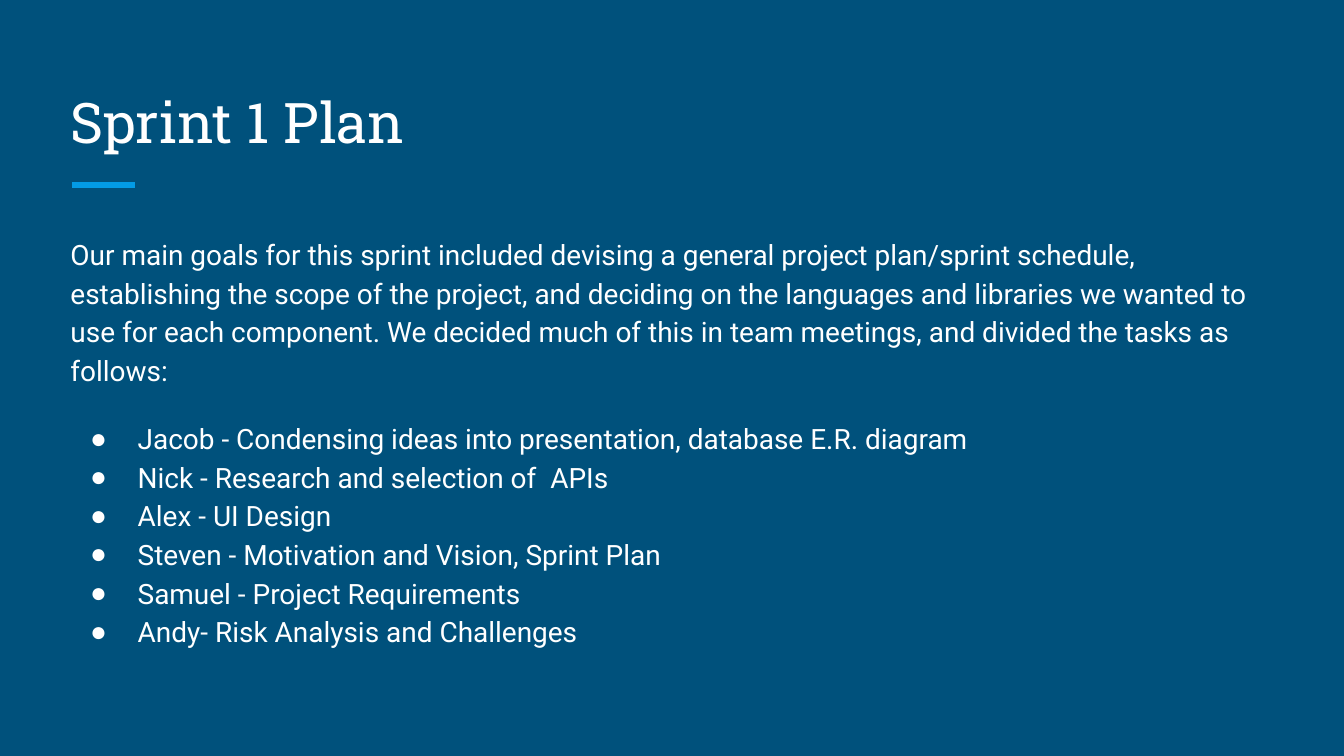
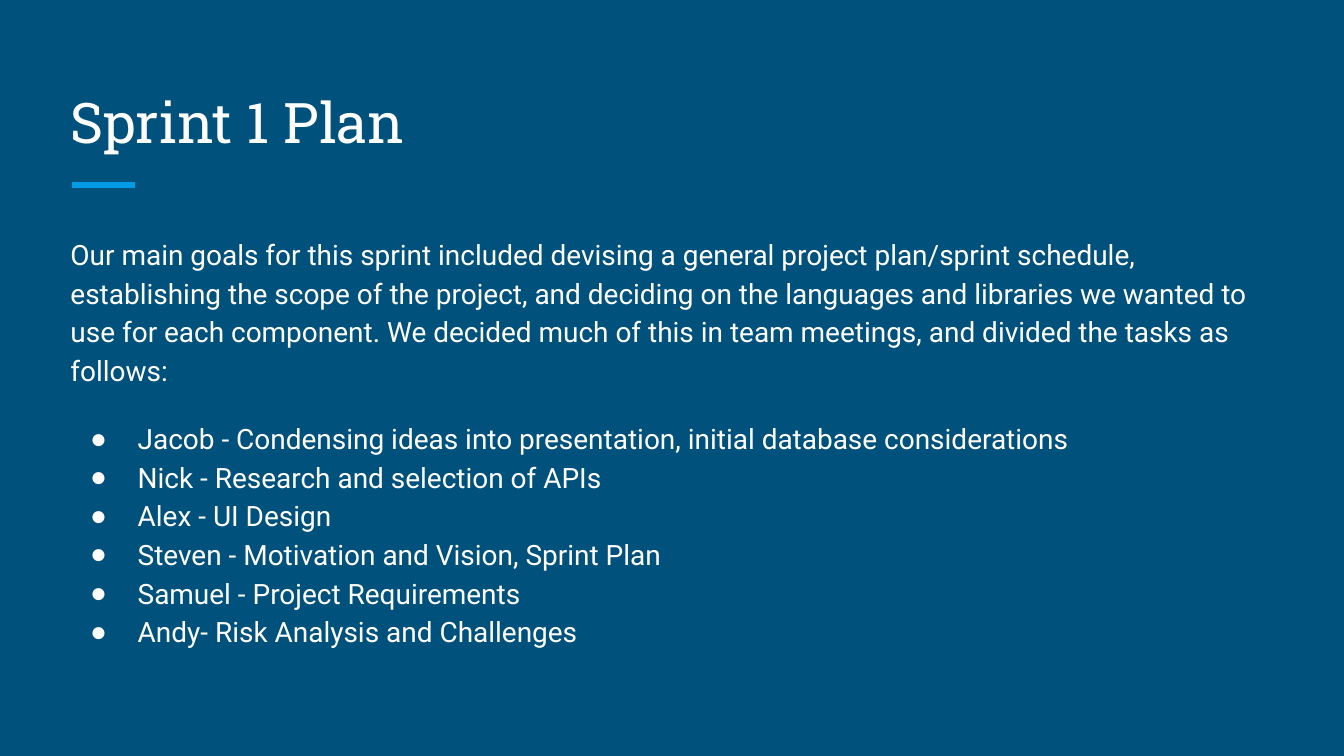
Before and after one commit to svitale23/IdentityManagement, a slide deck: slide 7 of Presentations/Sprint1Presentation.pptx (slide 3 before the commit). Drawn at 1344x756 pixels with LibreOffice and Linux fonts; fonts in the diff are those of the drawing. Boxes give left, top, right and bottom in pixels: in the first picture for what was removed or moved away, otherwise in the second. Text is boxed around its words. In the diff, an @@ line names an element or a change of style, - is before the commit and + after.

```diff
--- a/Presentations/Sprint1Presentation.pptx
+++ b/Presentations/Sprint1Presentation.pptx
@@ text at (x1=138, y1=428, x2=1068, y2=455): text changed @@
-● Jacob - Condensing ideas into presentation, database E.R. diagram
+● Jacob - Condensing ideas into presentation, initial database considerations
```
Also in this commit, not shown: 2 slides removed, 1 other file.
